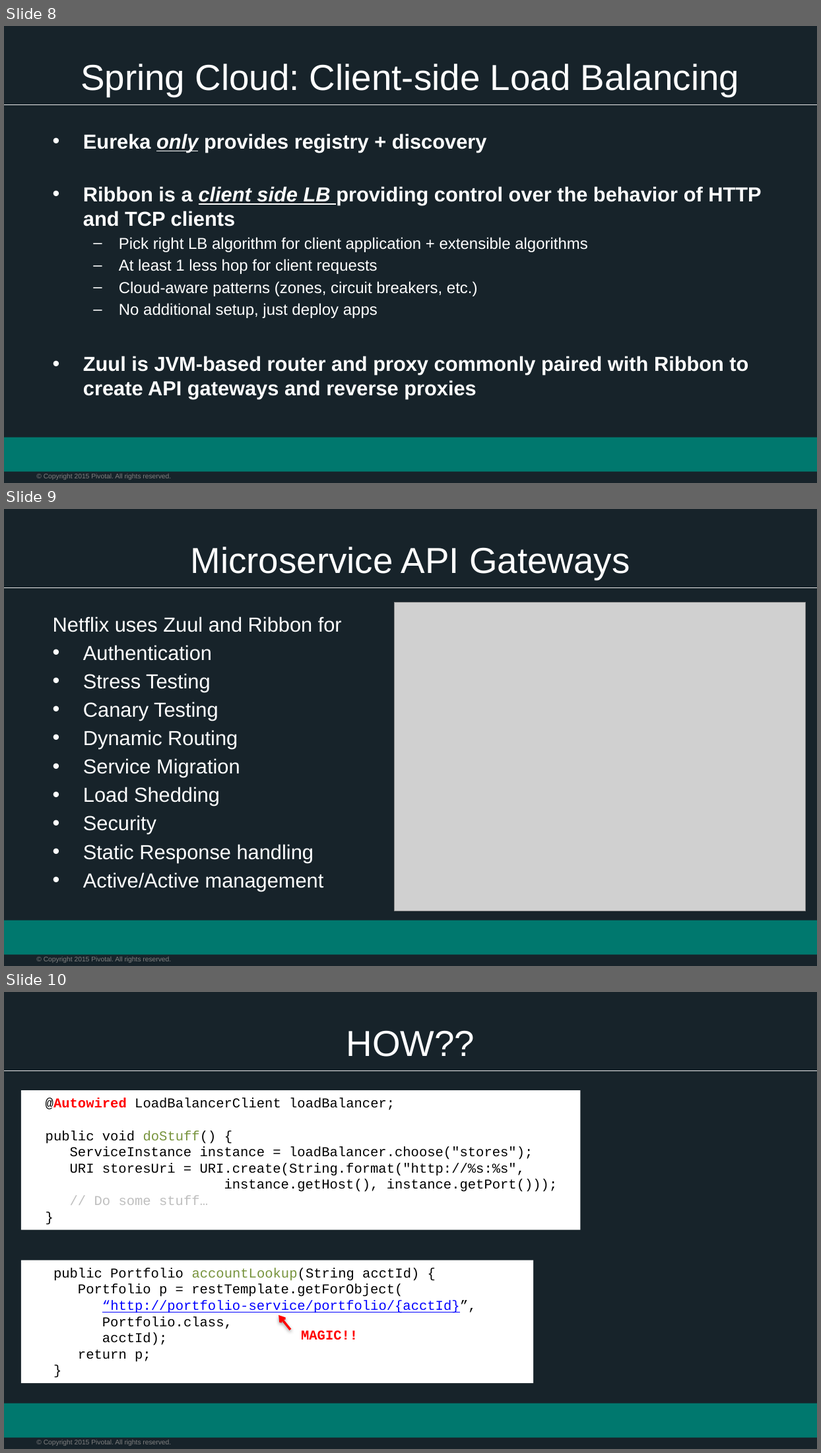
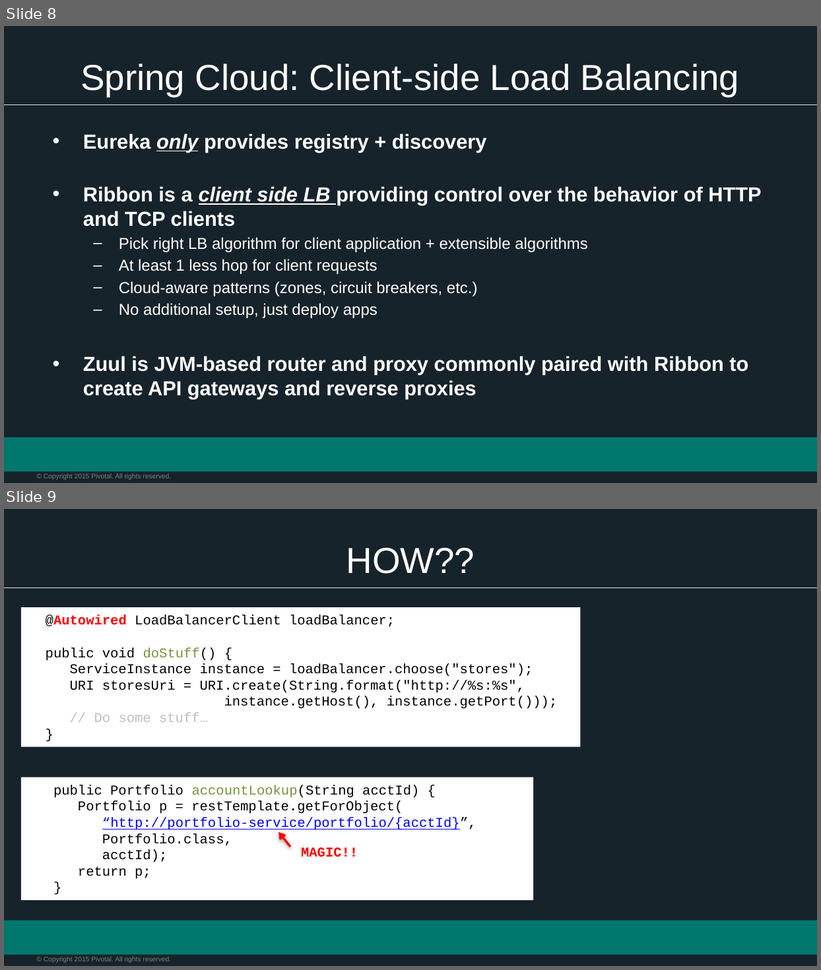
Before and after one commit to vmware-archive/devops-workshop, a slide deck: presentations/103 - Intro to Spring Cloud Services/Session_7_SC_Discovery_LB.pptx. Shown one above the other, each under a label of ours: slides 8, 9 and 10 before the commit, slides 8 and 9 after it. The pictures are 821x1453 and 821x970 pixels, drawn with LibreOffice and Linux fonts; fonts in the diff are those of the drawing; grey boxes stand for pictures; background and template pictures are left out. Boxes give left, top, right and bottom in pixels: in the first picture for what was removed or moved away, otherwise in the second. Text is boxed around its words. In the diff, an @@ line names an element or a change of style, - is before the commit and + after.

Commit message:
Gradle-ize examples in slide decks for Spring Cloud Services

```diff
--- a/presentations/103 - Intro to Spring Cloud Services/Session_7_SC_Discovery_LB.pptx
+++ b/presentations/103 - Intro to Spring Cloud Services/Session_7_SC_Discovery_LB.pptx
@@ slide 9 removed at (x1=4, y1=509, x2=817, y2=966), background #17232A; not listed: 3 template elements that a slide beside it also shows @@
@@ title removed at (x1=190, y1=547, x2=630, y2=580) @@
-Microservice API Gateways
@@ picture removed at (x1=394, y1=603, x2=806, y2=912) @@
@@ text removed at (x1=53, y1=617, x2=342, y2=891) @@
-Netflix uses Zuul and Ribbon for
-• Authentication
-• Stress Testing
-• Canary Testing
-• Dynamic Routing
-• Service Migration
-• Load Shedding
-• Security
-• Static Response handling
-• Active/Active management
@@ what was slide 10 is now slide 9 @@
```
Also in this commit, not shown: 2 other files.
